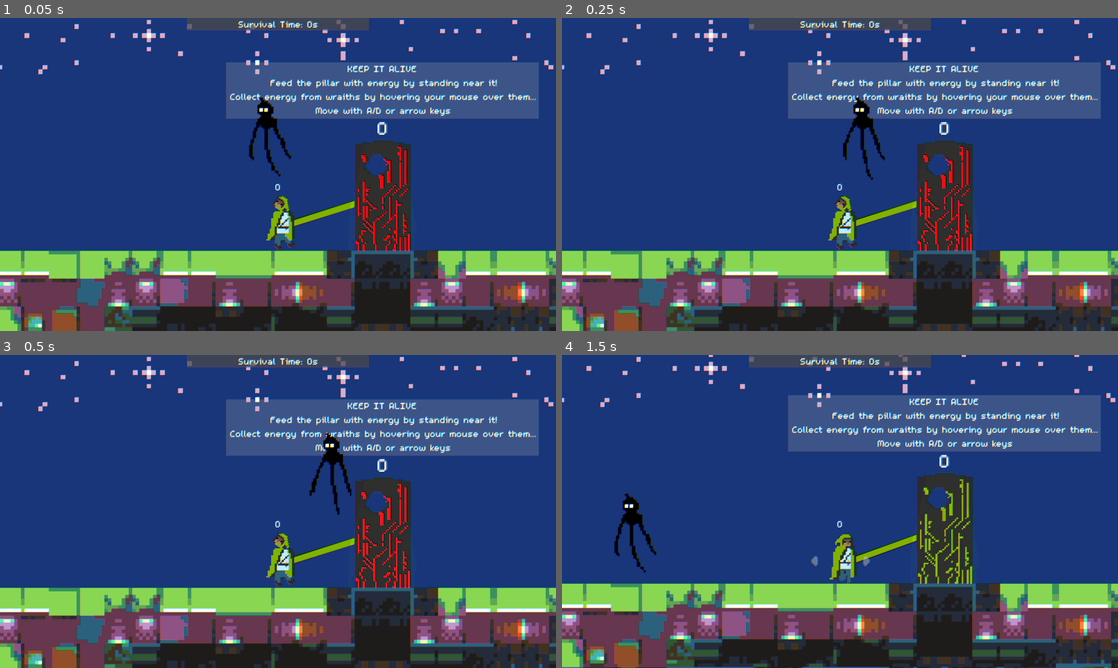
Above: before the commit, frames 1-4 (two rows, left to right).
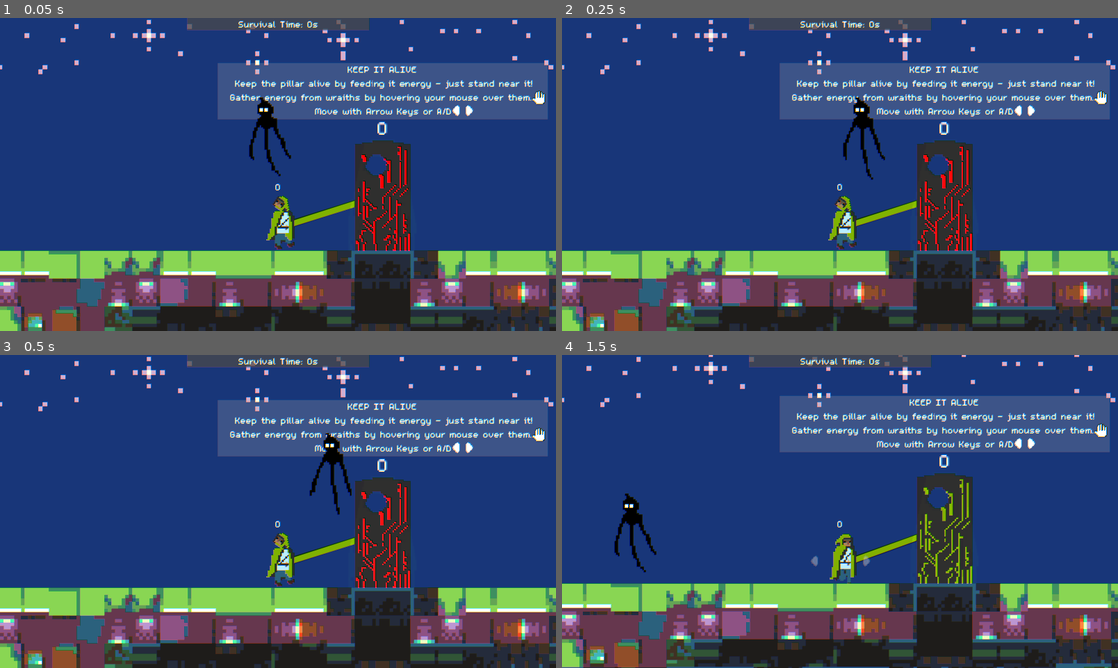
Above: after the commit, the same moments.

Repository: MHillier98/FeedThePillar
Game: Godot game, scene res://Scenes/TestScene.tscn
The game is run twice, just before and just after one commit, with the same random seed, the same clock (stepped at 60 frames per second) and the same inputs.
Inputs (mouse positions are in pixels of both pictures, inside the frame that each line leads up to):
- Up to frame 1 (0.05 s): no input
- Up to frame 2 (0.25 s): no input
- Up to frame 3 (0.5 s): no input
- Up to frame 4 (1.5 s): move the mouse to (895, 473) at 0.52 s; hold D (right) 0.53-1.25 s; click (895, 473) at 0.67 s; tap W (up) at 0.77 s; click "Restart?" at 1.25 s

The runs differ from the first frame. In frame 1, 2.9% of the frame differs, in the area x 39-99%, y 14-33%; in frame 2, 2.9%; in frame 3, 2.9%; in frame 4, 3.0%, in the area x 39-99%, y 12-32%.

Commit message:
Improved instructions + added icons

Diff:
--- /dev/null
+++ b/Scenes/Camera2D.tscn
@@ -0,0 +1,10 @@
+[gd_scene load_steps=2 format=2]
+
+[ext_resource path="res://Scripts/CameraShaker.gd" type="Script" id=1]
+
+[node name="Camera2D" type="Camera2D"]
+pause_mode = 2
+position = Vector2( 0, -62 )
+current = true
+drag_margin_h_enabled = true
+script = ExtResource( 1 )
--- a/Scenes/TestScene.tscn
+++ b/Scenes/TestScene.tscn
@@ -13,7 +13,9 @@
 [ext_resource path="res://Images/BlankWhite.png" type="Texture" id=11]
 [ext_resource path="res://Resources/CRTShader.shader" type="Shader" id=12]
 [ext_resource path="res://Resources/StyleBoxFlatDarkGrey.tres" type="StyleBox" id=13]
-[ext_resource path="res://Scripts/CameraShaker.gd" type="Script" id=14]
+[ext_resource path="res://Scenes/Camera2D.tscn" type="PackedScene" id=14]
+[ext_resource path="res://Images/Arrow.png" type="Texture" id=15]
+[ext_resource path="res://Images/Hand.png" type="Texture" id=16]
 
 [sub_resource type="ShaderMaterial" id=1]
 shader = ExtResource( 12 )
@@ -50,19 +52,34 @@
 [node name="Instructions" type="Label" parent="PowerLine"]
 anchor_left = 0.5
 anchor_right = 0.5
-margin_left = -180.0
-margin_top = 38.545
-margin_right = 180.0
-margin_bottom = 103.545
+margin_left = -190.0
+margin_top = 40.0
+margin_right = 190.0
+margin_bottom = 105.0
 custom_styles/normal = ExtResource( 8 )
 text = "KEEP IT ALIVE
-Feed the pillar with energy by standing near it!
-Collect energy from wraiths by hovering your mouse over them...
-Move with A/D or arrow keys"
+Keep the pillar alive by feeding it energy - just stand near it!
+Gather energy from wraiths by hovering your mouse over them...
+Move with Arrow Keys or A/D"
 align = 1
 __meta__ = {
 "_edit_use_anchors_": false
 }
+
+[node name="Hand" type="Sprite" parent="PowerLine/Instructions"]
+position = Vector2( 370, 40 )
+texture = ExtResource( 16 )
+
+[node name="LeftArrow" type="Sprite" parent="PowerLine/Instructions"]
+position = Vector2( 275, 55 )
+scale = Vector2( 0.5, 0.5 )
+texture = ExtResource( 15 )
+flip_h = true
+
+[node name="RightArrow" type="Sprite" parent="PowerLine/Instructions"]
+position = Vector2( 290, 55 )
+scale = Vector2( 0.5, 0.5 )
+texture = ExtResource( 15 )
 
 [node name="Light" type="Light2D" parent="."]
 position = Vector2( 320, 192 )
@@ -98,15 +115,16 @@
 }
 
 [node name="GameOver" type="Label" parent="CanvasLayer/HUD"]
+visible = false
 anchor_left = 0.5
 anchor_right = 0.5
-margin_left = -100.0
+margin_left = -130.0
 margin_top = 70.0
-margin_right = 103.0
+margin_right = 130.0
 margin_bottom = 104.0
 custom_styles/normal = ExtResource( 8 )
-text = "GAME OVER
-You couldn't keep the Pillar alive..."
+text = "IT'S OVER
+You couldn't keep the Pillar alive long enough..."
 align = 1
 valign = 1
 __meta__ = {
@@ -115,6 +133,7 @@
 
 [node name="RestartButton" type="Button" parent="CanvasLayer/HUD"]
 pause_mode = 2
+visible = false
 margin_left = 275.822
 margin_top = 108.499
 margin_right = 364.822
@@ -149,12 +168,7 @@
 [node name="Player" parent="." instance=ExtResource( 1 )]
 position = Vector2( 200, 235 )
 
-[node name="Camera2D" type="Camera2D" parent="Player"]
-pause_mode = 2
-position = Vector2( 0, -62 )
-current = true
-drag_margin_h_enabled = true
-script = ExtResource( 14 )
+[node name="Camera2D" parent="Player" instance=ExtResource( 14 )]
 
 [node name="TileMap" type="TileMap" parent="."]
 tile_set = ExtResource( 2 )
Binary file added: Images/Hand.png
Not shown, added: Images/Hand.png.import
Not shown: 1 places in Scenes/TestScene.tscn that only renumber resources
